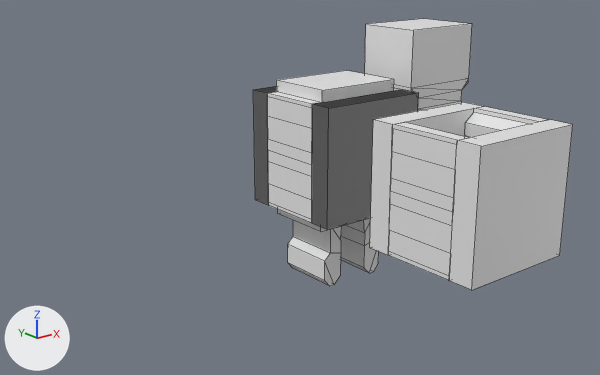
The Blender file blender/clip.blend, before and after one commit.
Before and after are seen from a 50 mm camera at (-46.3, -53.1, 23.4) aimed at (-8.2, -5.4, 4.3). The axes (+X, +Y, +Z) are drawn at lower left. The lights are the same throughout. Mesh edges are drawn as thin lines.

The older version as bpy lines, for what is in view:
```python
me_beziercurve = bpy.data.meshes.new('BezierCurve')
me_beziercurve.from_pydata(...)  # 28 vertices, 24 faces; spans x 0.0..3.4, y -1.3..3.9, z 0.0..6.5
me_cube = bpy.data.meshes.new('Cube')
me_cube.from_pydata(...)  # a box spanning x -4.0..4.0, y -3.0..3.0, z -1.0..11.0
me_cube_001 = bpy.data.meshes.new('Cube.001')
me_cube_001.from_pydata(...)  # a box spanning x -5.0..5.0, y -1.01..1.01, z -5.01..5.01
ob_clip = bpy.data.objects.new('clip', me_beziercurve)
ob_clip.location = (0.0, -1.3, 0.0)
_m = ob_clip.modifiers.new('Mirror', 'MIRROR')
_m.use_axis = (True, False, True)
_m.use_clip = True
ob_clip_holder_negative = bpy.data.objects.new('clip_holder_negative', me_cube)
ob_clip_holder_negative.location = (0.0, 0.0, 0.0)
_m = ob_clip_holder_negative.modifiers.new('Boolean', 'BOOLEAN')
_m.object = ob_clip_holder_top_main
ob_clip_holds = bpy.data.objects.new('clip_holds', me_cube_001)
ob_clip_holds.location = (0.0, -4.0, 5.0)
_m = ob_clip_holds.modifiers.new('Mirror', 'MIRROR')
_m.use_axis = (False, True, False)
_m.mirror_object = ob_center
# also in view: 'clip_holder_negative_applied' at (10.0, 0.0, 5.0); 'clip_holder_top_main' at (0.0, 0.0, 5.0); 'clip_holder_top_main_applied' at (0.0, -15.0, 5.0)
```
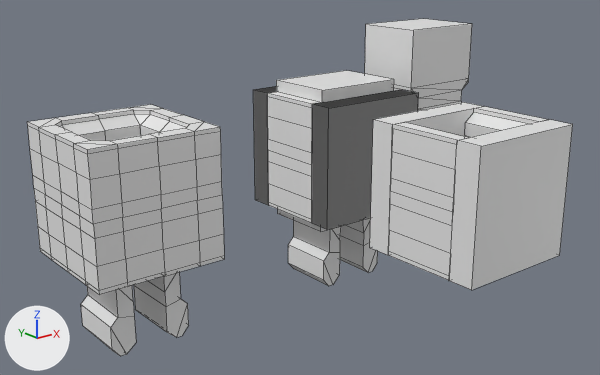
Changed parts and their boxes [x1, y1, x2, y2] in the pictures (600 x 375 px):
'clip_holder_top_main_v4', added
    after: [27, 104, 224, 295]
'clip.001', added
    after: [81, 272, 189, 356]

What the commit changed:
Mesh me_beziercurve_001 is new.
It has 28 vertices, 24 faces and spans x 0.0..3.4, y -1.2..3.8, z 0.0..6.5.
Mesh me_cube_005 is new.
It has 50 vertices, 36 faces and spans x 0.0..5.0, y -5.0..0.0, z -5.0..0.0.
Object 'clip.001' (ob_clip_001) is new; it shows me_beziercurve_001.
Its location is (-20.0, -1.3, 0.0).
It gains a MIRROR modifier named 'Mirror'.
Modifier setting: use_axis = (True, False, True).
Modifier setting: use_clip = True.
Object 'clip_holder_top_main_v4' (ob_clip_holder_top_main_v4) is new; it shows me_cube_005.
Its location is (-20.0, 0.0, 5.0).
It gains a MIRROR modifier named 'Mirror'.
Modifier setting: use_axis = (True, True, True).
